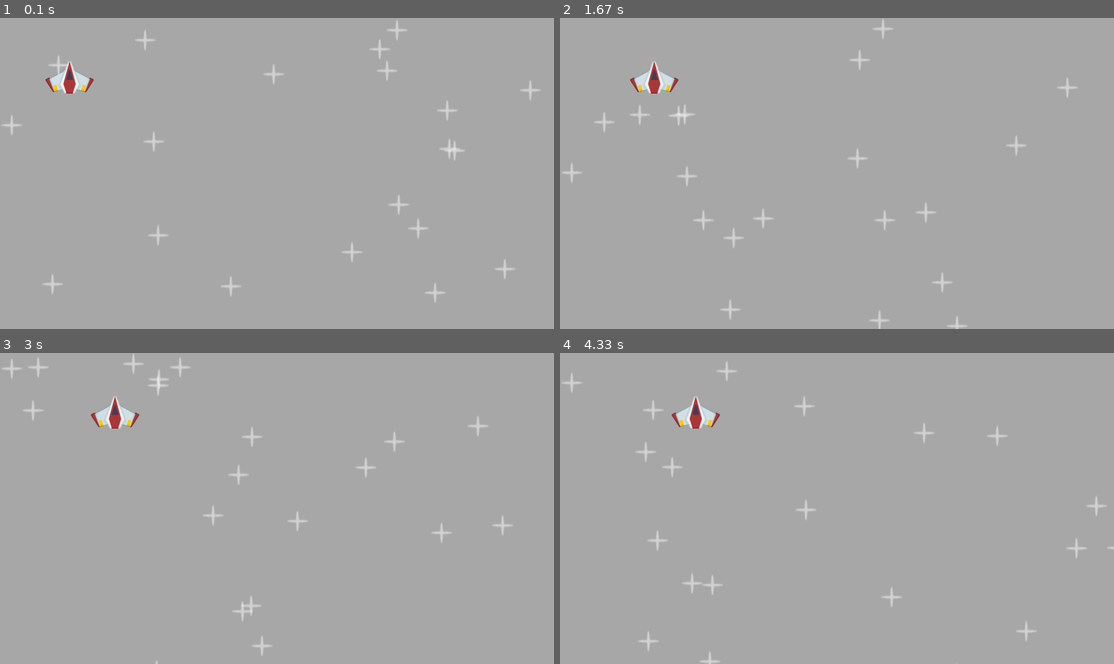
Above: before the commit, frames 1-4 (two rows, left to right).
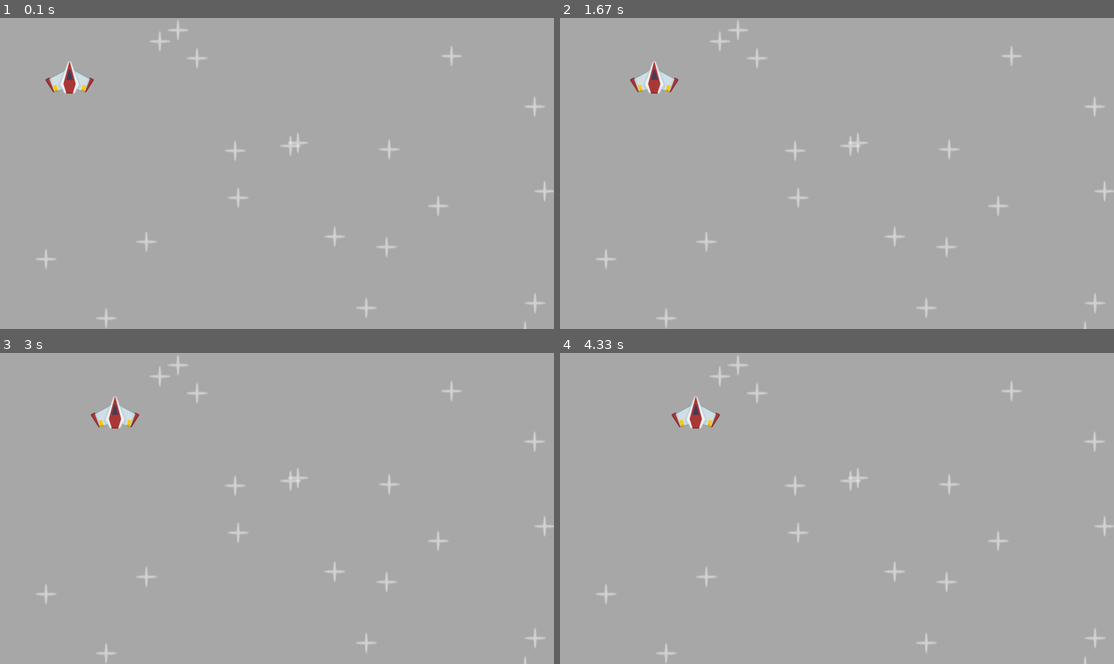
Above: after the commit, the same moments.

Repository: Ewere-Ogbebulu/LearningPygame
Game: pygame game, started from 5games-main/space shooter/SpaceShooter.py
Two runs of this game, one before a commit and one after it. Both use one fixed random seed, a clock stepped at 60 frames per second and the inputs below.
Inputs:
- Up to frame 1 (0.1 s): no input
- Up to frame 2 (1.67 s): no input
- Up to frame 3 (3 s): no input
- Up to frame 4 (4.33 s): no input

The runs differ from the first frame. In frame 1, 1.5% of the frame differs, in the area x 0-100%, y 0-100%; in frame 2, 1.5%; in frame 3, 1.4%; in frame 4, 1.5%.

Commit message:
space - made stars stay in 1 position

Diff:
--- a/5games-main/space shooter/SpaceShooter.py
+++ b/5games-main/space shooter/SpaceShooter.py
@@ -27,6 +27,8 @@
 
 stars = pygame.image.load(join('5games-main','space shooter','images', 'star.png')).convert_alpha()
 
+stars_pos = [(randint(0, WINDOW_W), randint(0, WINDOW_H)) for i in range(20)]
+
 #meteor
 
 meteor = pygame.image.load(join('5games-main','space shooter','images', 'meteor.png')).convert_alpha()
@@ -50,10 +52,9 @@
 
 
     #random stars
-    for i in range(20):
-        rand_x = randint(0, WINDOW_W)
-        rand_y = randint(0, WINDOW_H)
-        display_surface.blit(stars, (rand_x, rand_y))
+    for pos in stars_pos:
+
+        display_surface.blit(stars, pos)
 
 
 
